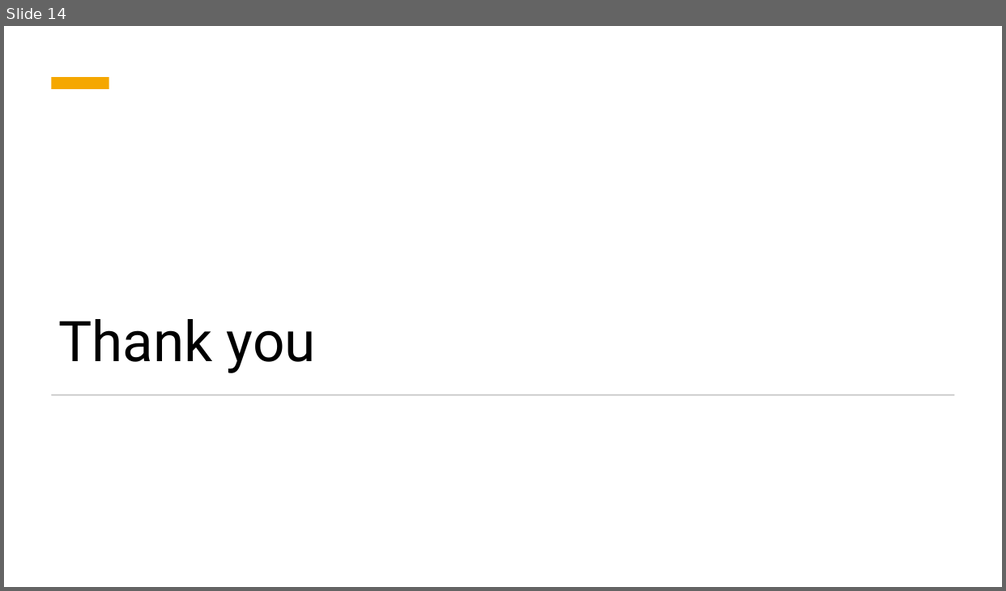
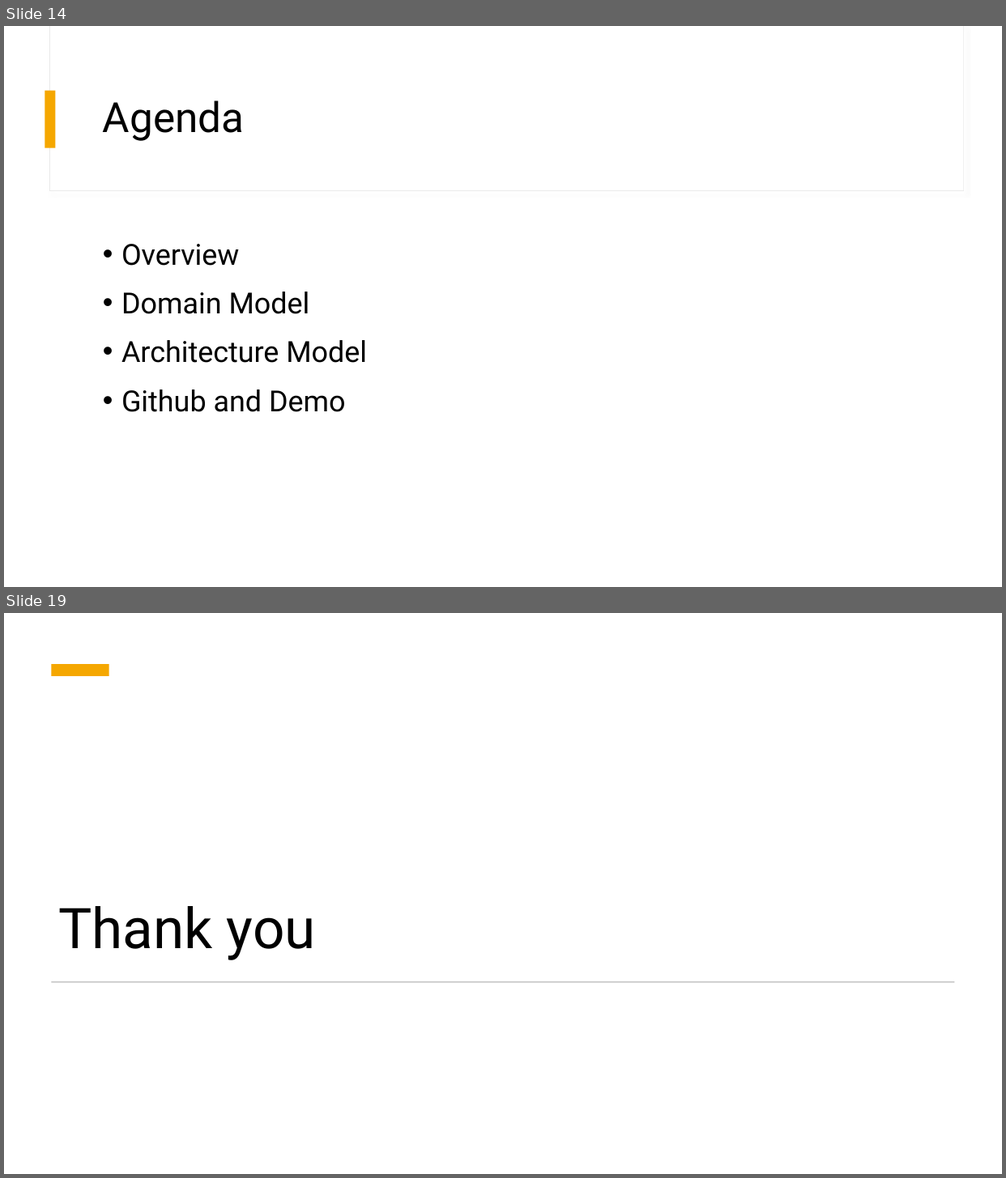
Before and after one commit to xlumzee/Optimizing-Trading-Strategies-RL, a slide deck: presentation/Optimizing Trading Strategies with Reinforcement Learning.pptx. Shown one above the other, each under a label of ours: slide 14 before the commit, slides 14 and 19 after it; the slides between them are not shown. The pictures are 1006x591 and 1006x1178 pixels, drawn with LibreOffice and Linux fonts; fonts in the diff are those of the drawing. Boxes give left, top, right and bottom in pixels: in the first picture for what was removed or moved away, otherwise in the second. Text is boxed around its words. In the diff, an @@ line names an element or a change of style, - is before the commit and + after.

```diff
--- a/presentation/Optimizing Trading Strategies with Reinforcement Learning.pptx
+++ b/presentation/Optimizing Trading Strategies with Reinforcement Learning.pptx
@@ slide 14 added at (4, 26, 1002, 587), background #FFFFFF @@
@@ rectangle added at (49, 26, 964, 191), fill #FFFFFF, outline #E9E9E9 0.75 pt @@
@@ rectangle added at (50, 26, 964, 190), fill #FFFFFF @@
@@ rectangle added at (45, 90, 56, 148), fill #F5A700 @@
@@ title added at (103, 101, 244, 141), 40 pt, text #000000 @@
+Agenda
@@ text added at (121, 244, 367, 412), 28 pt, text #000000 @@
+• Overview
+• Domain Model
+• Architecture Model
+• Github and Demo
@@ what was slide 14 is now slide 19 @@
```
Also in this commit, not shown: 10 slides changed, 4 other slides added.
